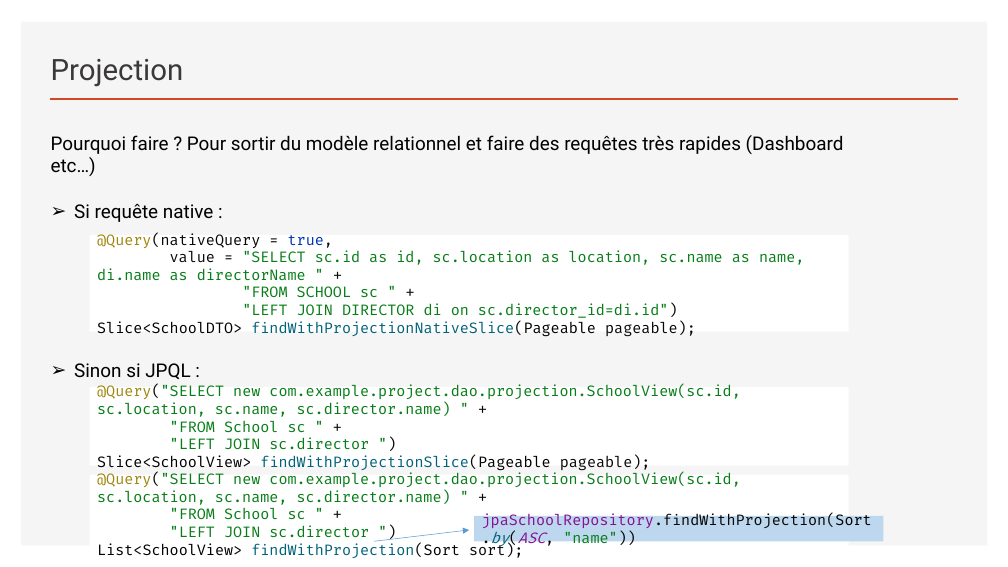
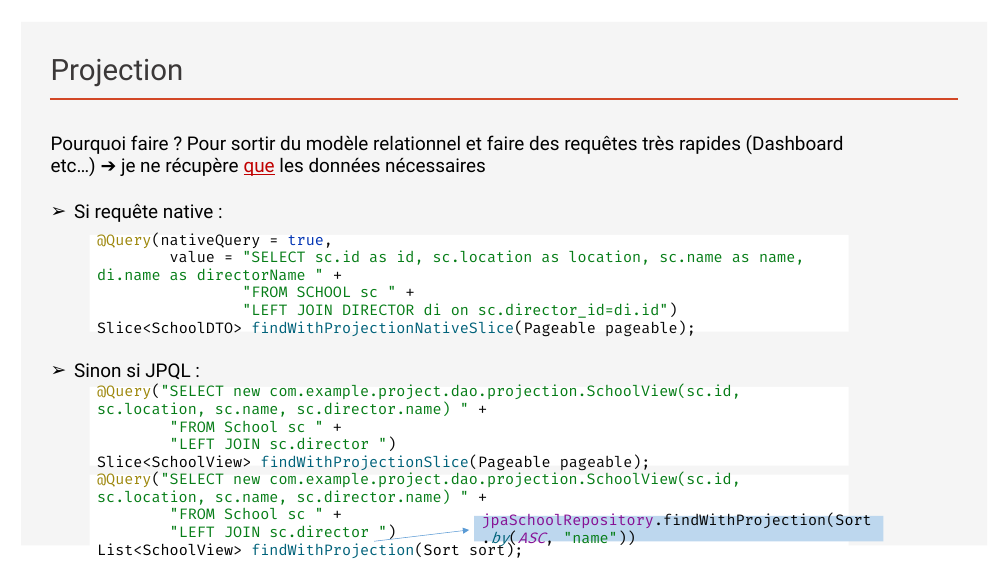
Before and after one commit to sebzuki/hibernate, a slide deck: slide 23 of JPA-HIBERNATE.pptx. Drawn at 1008x567 pixels with LibreOffice and Linux fonts; fonts in the diff are those of the drawing. Boxes give left, top, right and bottom in pixels: in the first picture for what was removed or moved away, otherwise in the second. Text is boxed around its words. In the diff, an @@ line names an element or a change of style, - is before the commit and + after.

```diff
--- a/JPA-HIBERNATE.pptx
+++ b/JPA-HIBERNATE.pptx
@@ text at (51,135,844,176): text changed @@
-Pourquoi faire ? Pour sortir du modèle relationnel et faire des requêtes très rapides (Dashboard etc…)
+Pourquoi faire ? Pour sortir du modèle relationnel et faire des requêtes très rapides (Dashboard etc…) ➔ je ne récupère que les données nécessaires
```
Also in this commit, not shown: 5 other slides changed, 1 slide added.
